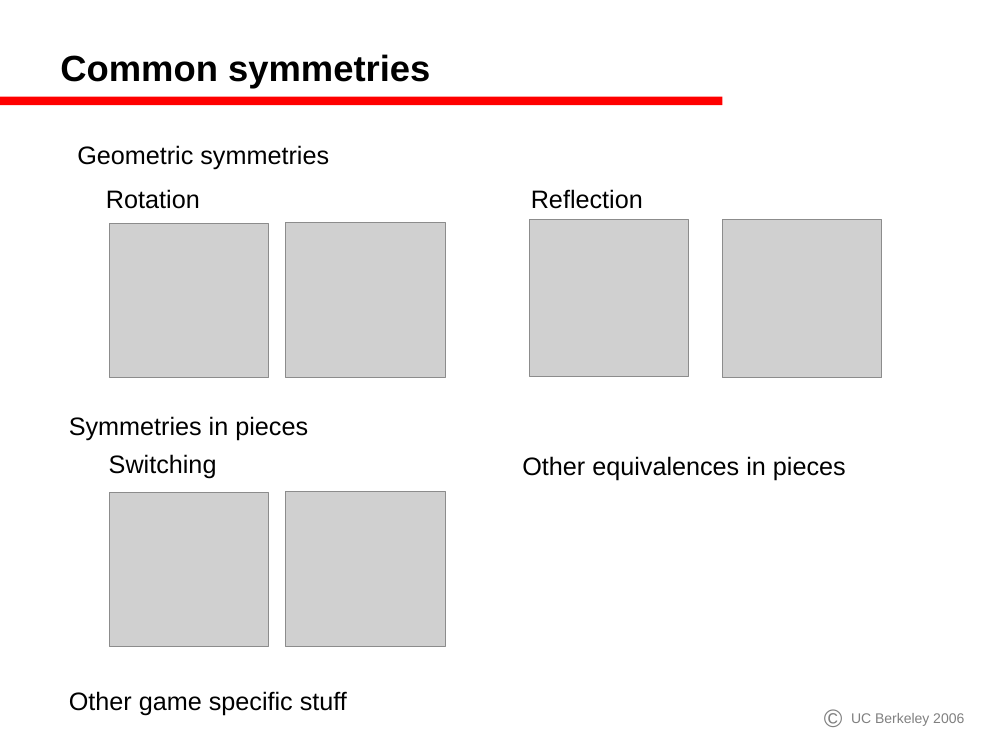
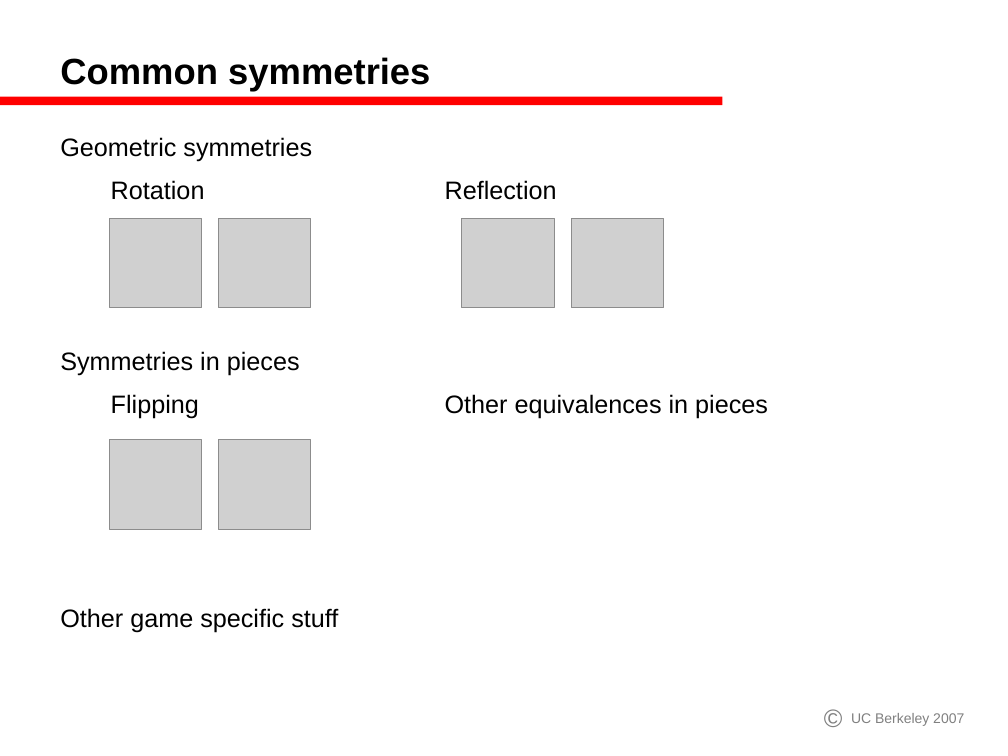
Before and after one commit to GamesCrafters/GamesmanClassic, a slide deck: slide 5 of gamesman/doc/Symmetries.ppt. Drawn at 1008x756 pixels with LibreOffice and Linux fonts; fonts in the diff are those of the drawing; grey boxes stand for pictures. Boxes give left, top, right and bottom in pixels: in the first picture for what was removed or moved away, otherwise in the second. Text is boxed around its words. In the diff, an @@ line names an element or a change of style, - is before the commit and + after.

```diff
--- a/gamesman/doc/Symmetries.ppt
+++ b/gamesman/doc/Symmetries.ppt
@@ text added at (60, 137, 768, 633), 18 pt, text #000000 @@
+Geometric symmetries
+  Rotation Reflection
+Symmetries in pieces
+  Flipping Other equivalences in pieces
+Other game specific stuff
@@ text removed at (77, 145, 329, 170) @@
-Geometric symmetries
@@ text removed at (106, 189, 200, 209) @@
-Rotation
@@ text removed at (531, 189, 643, 209) @@
-Reflection
@@ picture: place and size @@
-picture at (109, 224, 268, 378)
+picture at (109, 219, 202, 308)
@@ picture: place and size @@
-picture at (285, 223, 445, 378)
+picture at (219, 219, 311, 308)
@@ picture: place and size @@
-picture at (723, 220, 882, 378)
+picture at (462, 219, 554, 308)
@@ picture: place and size @@
-picture at (529, 220, 688, 377)
+picture at (572, 219, 664, 308)
@@ text removed at (69, 416, 308, 440) @@
-Symmetries in pieces
@@ picture: place and size @@
-picture at (109, 493, 268, 647)
+picture at (109, 439, 202, 529)
@@ picture: place and size @@
-picture at (285, 491, 445, 646)
+picture at (219, 439, 311, 529)
@@ text removed at (109, 454, 217, 479) @@
-Switching
@@ text removed at (522, 456, 846, 481) @@
-Other equivalences in pieces
@@ text removed at (69, 691, 347, 716) @@
-Other game specific stuff
@@ text removed at (851, 713, 964, 726) @@
-UC Berkeley 2006
@@ text added at (851, 713, 964, 726), 10 pt, text #808080 @@
+UC Berkeley 2007
```
Also in this commit, not shown: 9 other slides changed, 1 other file.
